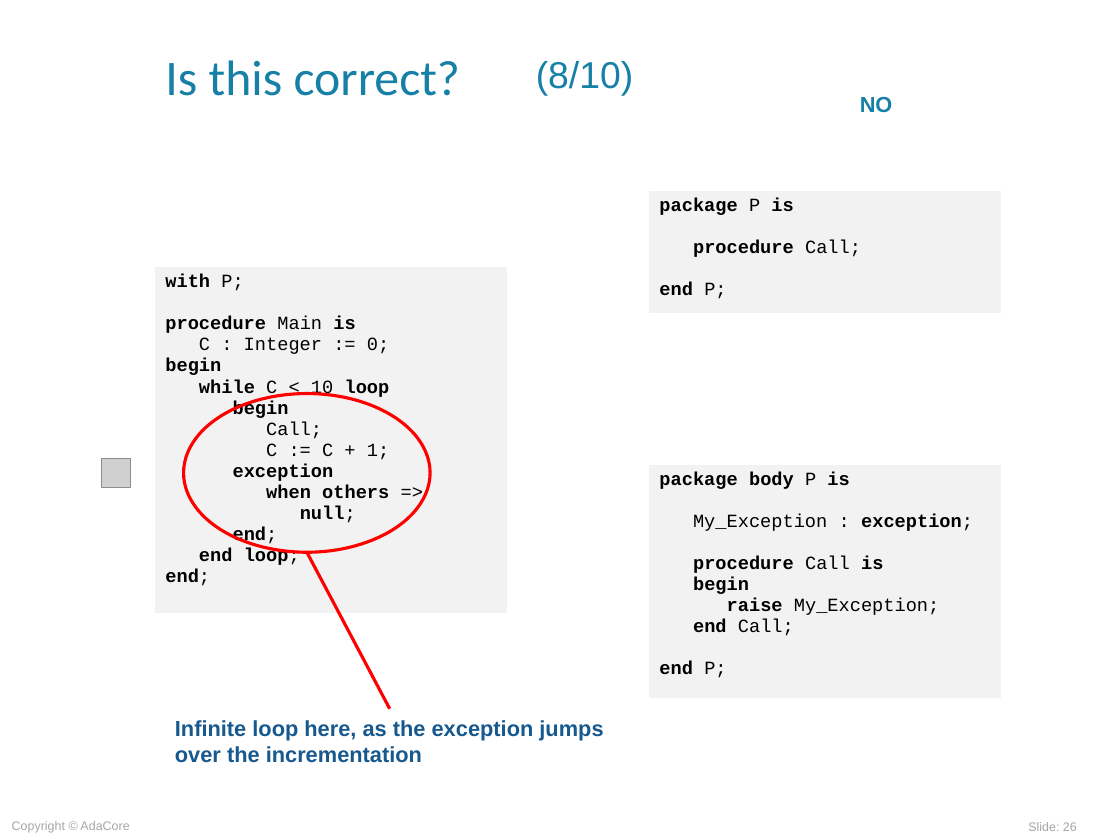
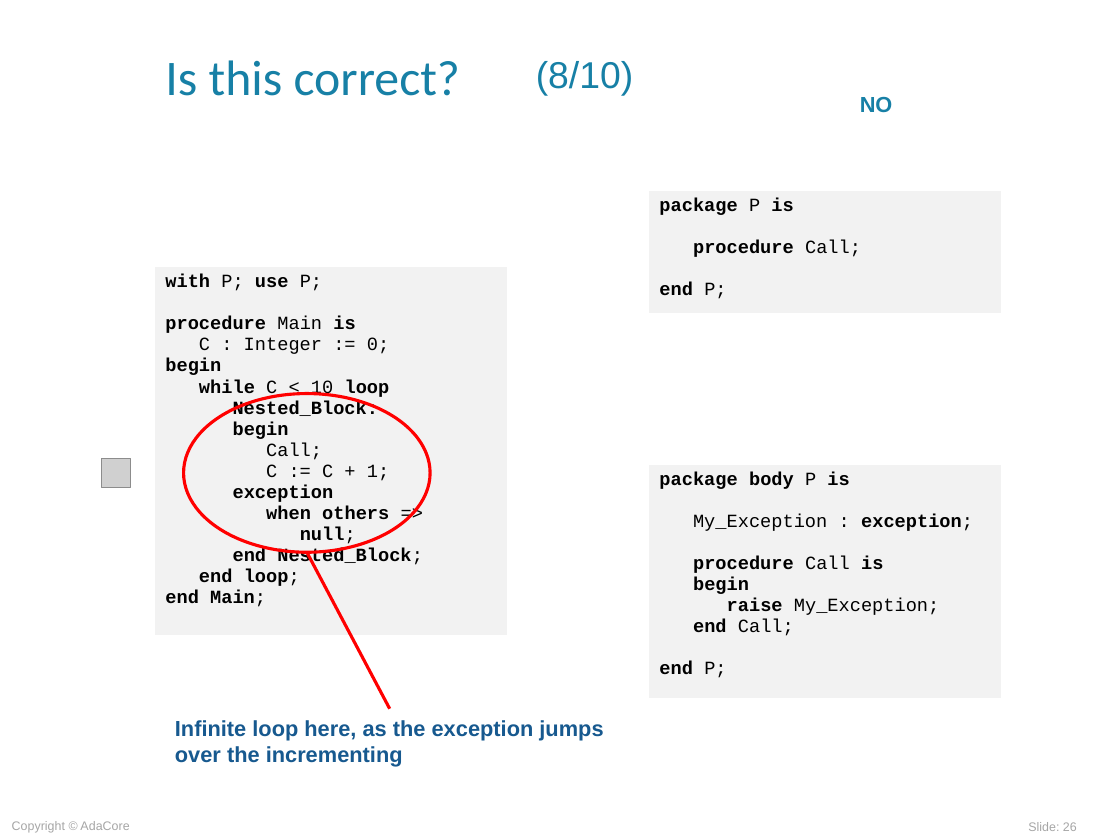
Before and after one commit to AdaCoreU/Courses, a slide deck: slide 26 of lectures/03_Programming_in_the_Large/01_Exceptions/slides/Exceptions.ppt. Drawn at 1120x840 pixels with LibreOffice and Linux fonts; fonts in the diff are those of the drawing; grey boxes stand for pictures; background and template pictures are left out. Boxes give left, top, right and bottom in pixels: in the first picture for what was removed or moved away, otherwise in the second. Text is boxed around its words. In the diff, an @@ line names an element or a change of style, - is before the commit and + after.

Commit message:
Updated English Exceptions Lecture
Updated English Exceptions Lecture

```diff
--- a/lectures/03_Programming_in_the_Large/01_Exceptions/slides/Exceptions.ppt
+++ b/lectures/03_Programming_in_the_Large/01_Exceptions/slides/Exceptions.ppt
@@ table at (155,267,507,636) @@
-row 1, column 1: with P; / procedure Main is / C : Integer := 0; / begin / while C < 10 loop / begin / Call; / C := C + 1; / exception / when others => / null; / end; / end loop; / end;
+row 1, column 1: with P; use P; / procedure Main is / C : Integer := 0; / begin / while C < 10 loop / Nested_Block: / begin / Call; / C := C + 1; / exception / when others => / null; / end Nested_Block; / end loop; / end Main;
@@ text at (175,720,603,767): text changed @@
-Infinite loop here, as the exception jumps
-over the incrementation
+Infinite loop here, as the exception jumps
+over the incrementing
```
Also in this commit, not shown: 26 other slides changed, 1 slide added, 1 other file.
